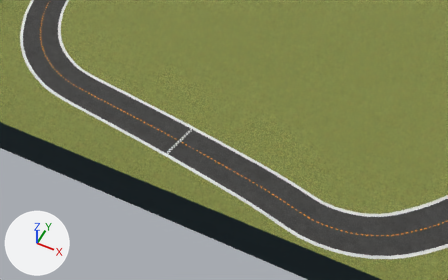
A saved change to the COLLADA model bundle/meshes/2022_march_open_ccw/2022_march_open_ccw.dae.
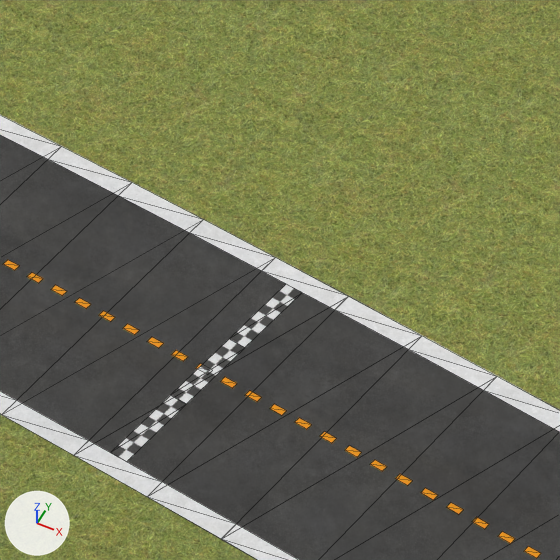
Old and new are each drawn from a 50 mm camera at (3.18, -13.89, 10.51) aimed at (-1.03, -5.48, 0.0) and again close up on the part from 33% to 51% of the width and 31% to 60% of the height. Lighting does not change. The marker at lower left points along +X, +Y and +Z. The close-ups show mesh edges as thin lines.

The first close-up shows 'StartLine', 'cl', 'field', 'il', 'ol', 'road'.
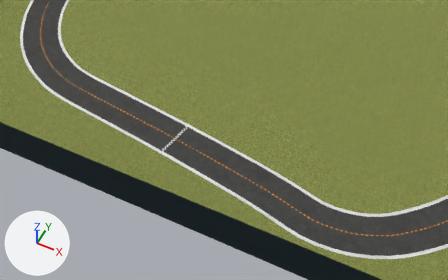
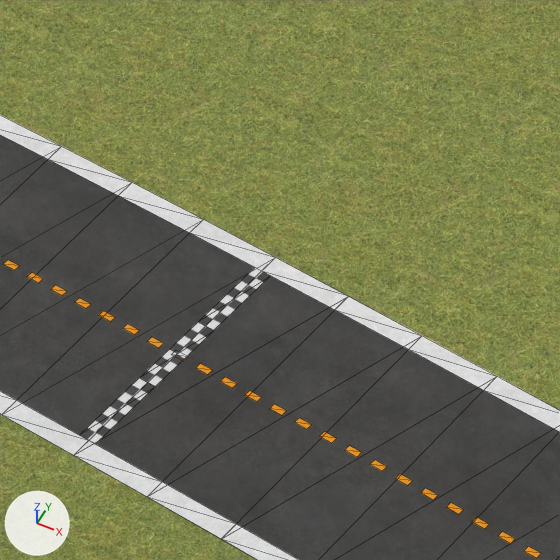
Changed parts and their boxes (x1, y1, x2, y2) in the close-ups (560 x 560 px):
```json
{"object": "StartLine", "change": "moved, turned", "before": [111, 284, 302, 462], "after": [80, 267, 270, 444]}
```

The change, as JSON lines over the scene's bpy script:
```json
{"op": "set", "path": "ob_startline.location", "old": "(-1.908, -5.963, 0.003)", "new": "(-2.037, -5.943, 0.003)"}
{"op": "set", "path": "ob_startline.rotation_euler", "old": "(0.0, 0.0, -1.008)", "new": "(0.0, 0.0, -1.005)", "note": "degrees (0, 0, -58)"}
```
